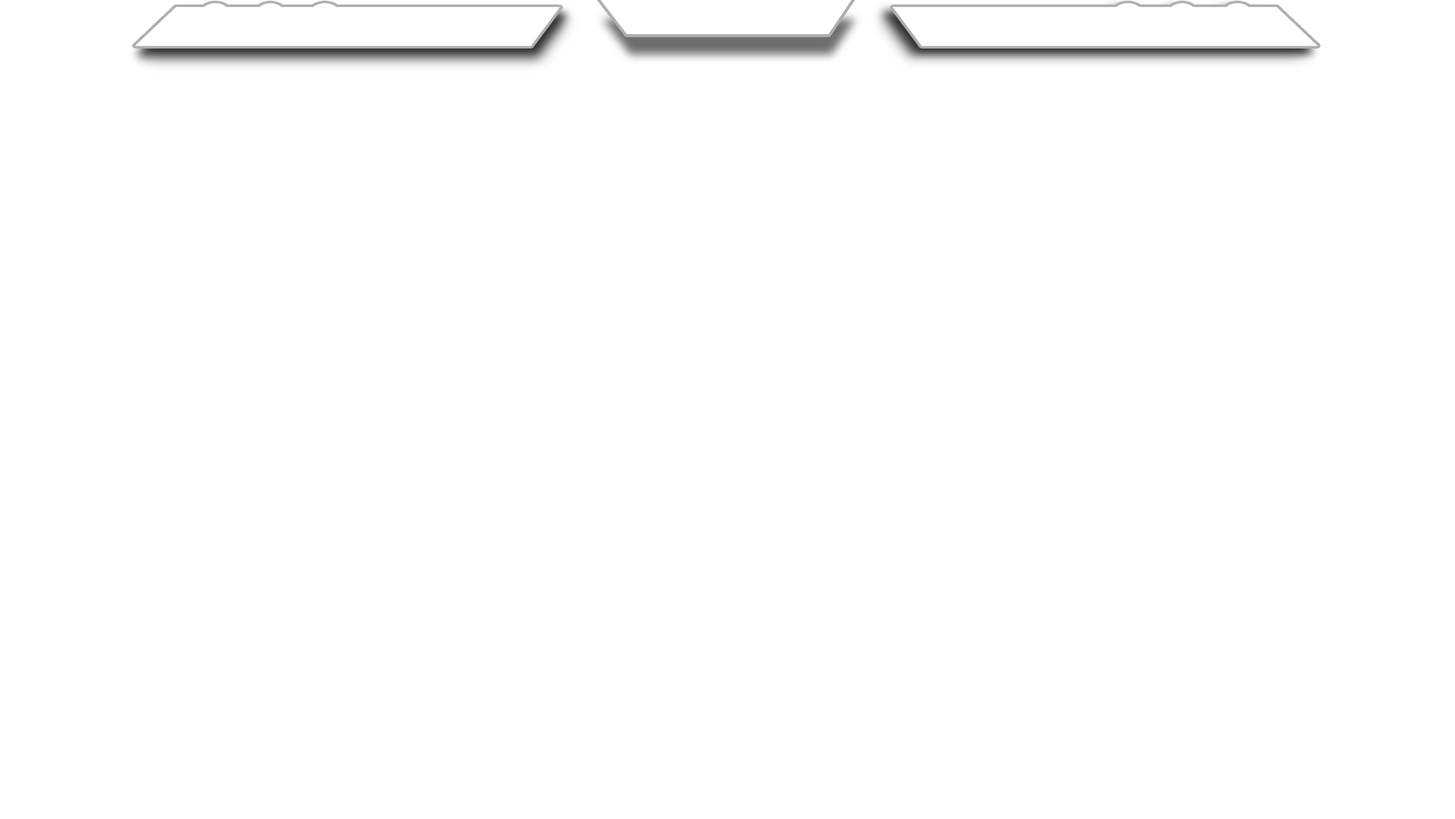
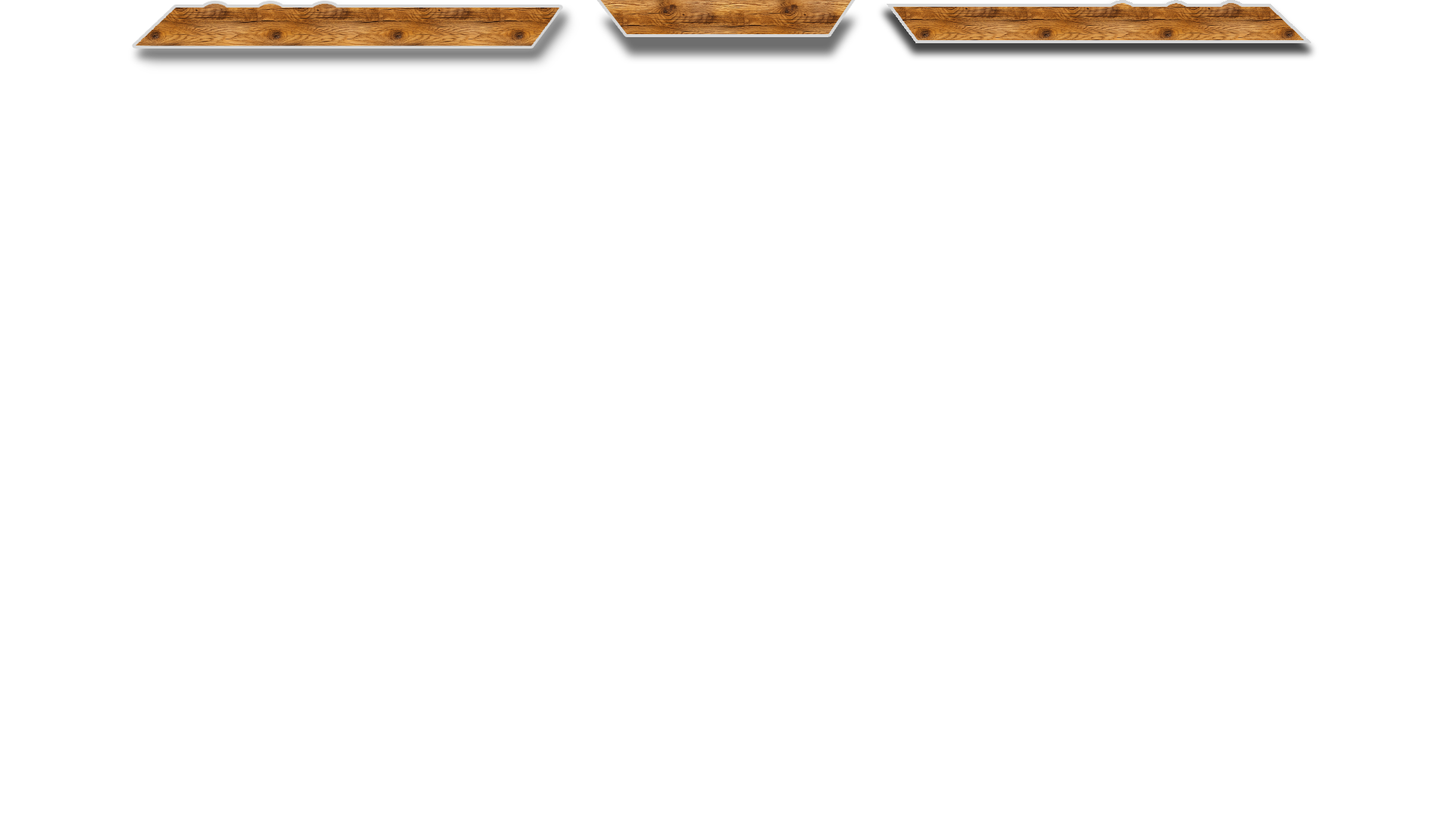
Comparing the layer stacks of the two 1455 × 819 images. Changes:
removed layer "Layer 4 copy" over [880, 0, 1322, 60]
added layer "Layer 6" above "Layer 4" over [886, 0, 1312, 44]
